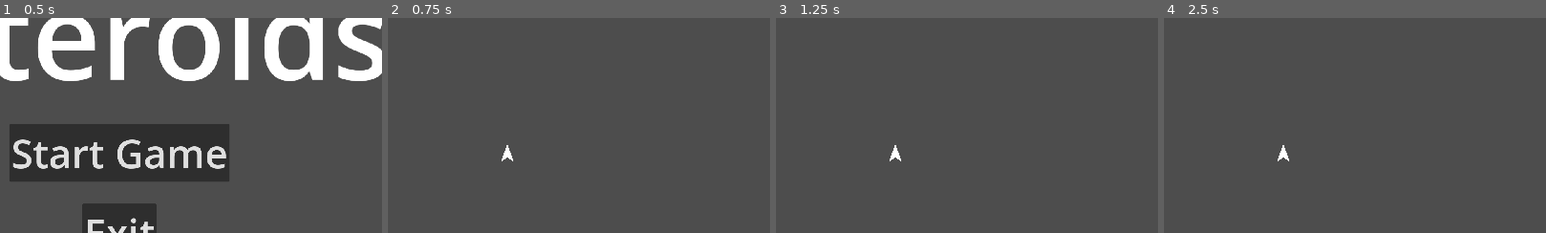
Above: before the commit, frames 1-4 (left to right).
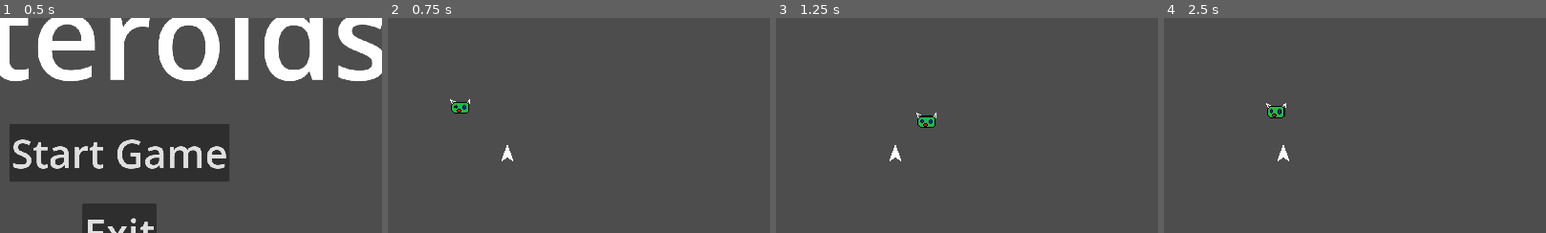
Above: after the commit, the same moments.

Repository: CoilSeb/AsteroidsWorkshop
Game: Godot game, scene res://Scenes/Start_Screen/Start_Screen.tscn
The game is run twice, just before and just after one commit, with the same random seed, the same clock (stepped at 60 frames per second) and the same inputs.
Inputs (mouse positions are % of the whole screen's width and height, from its top left):
- Up to frame 1 (0.5 s): no input
- Up to frame 2 (0.75 s): click "Start Game" at 0.5 s
- Up to frame 3 (1.25 s): no input
- Up to frame 4 (2.5 s): click (98, 3) at 1.25 s; click "Restart Game" at 2 s
The pictures show only the part of the screen within x 34-84%, y 19-69%; the shares and areas given below are measured in that part.

Frame 1 is identical in both runs. In frame 2, 0.3% of the frame differs, in the area x 16-22%, y 37-45%; in frame 3, 0.3%, in the area x 36-42%, y 44-52%; in frame 4, 0.3%.

Commit message:
Add new files and update collision mask

Diff:
--- a/Global Scripts/Globals.gd
+++ b/Global Scripts/Globals.gd
@@ -9,6 +9,7 @@
 signal toggle_attack_cheats
 signal toggle_spawn_cheats
 signal toggle_inv_cheats
+signal player_pos(player_coords)
 
 
 func _ready():
--- a/Scenes/Bullet/Bullet.tscn
+++ b/Scenes/Bullet/Bullet.tscn
@@ -8,7 +8,7 @@
 
 [node name="Bullet" type="Area2D"]
 collision_layer = 2
-collision_mask = 4
+collision_mask = 12
 script = ExtResource("1_jsc1c")
 
 [node name="Sprite2D" type="Sprite2D" parent="."]
--- a/Scenes/Game/Game.tscn
+++ b/Scenes/Game/Game.tscn
@@ -1,8 +1,9 @@
-[gd_scene load_steps=4 format=3 uid="uid://8avbpqtvsn7y"]
+[gd_scene load_steps=5 format=3 uid="uid://8avbpqtvsn7y"]
 
 [ext_resource type="Script" path="res://Scenes/Game/Game.gd" id="1_jv313"]
 [ext_resource type="PackedScene" uid="uid://c0lptktcfc4ta" path="res://Scenes/Player/Player.tscn" id="1_x5jet"]
 [ext_resource type="PackedScene" uid="uid://d0i3bx4xotdp4" path="res://Scenes/UI/UI.tscn" id="3_rwl4a"]
+[ext_resource type="PackedScene" uid="uid://d2fsoufj0kmm8" path="res://Scenes/Martian/Martian.tscn" id="4_ofwpy"]
 
 [node name="Game" type="Node2D"]
 script = ExtResource("1_jv313")
@@ -16,4 +17,7 @@
 
 [node name="UI" parent="." instance=ExtResource("3_rwl4a")]
 
+[node name="Martian" parent="." instance=ExtResource("4_ofwpy")]
+position = Vector2(776, 413)
+
 [connection signal="timeout" from="Spawn_Timer" to="." method="_on_spawn_timer_timeout"]
--- /dev/null
+++ b/Scenes/Martian/Martian.gd
@@ -0,0 +1,62 @@
+extends CharacterBody2D
+
+var speed = 400
+var move_direction = Vector2(0,0)
+var screen_size
+var moving = true
+var shoot = false
+const MARTIAN_BULLET = preload("res://Scenes/Martian_Bullet/Martian_Bullet.tscn")
+var player_pos
+
+
+func _ready():
+	screen_size = get_viewport_rect().size
+	get_random_vector()
+	Globals.connect("player_pos", get_players_pos)
+
+
+func _physics_process(delta):
+	if position.x < 0:
+		position.x = screen_size.x
+	if position.x > screen_size.x:
+		position.x = 0
+	if position.y < 0:
+		position.y = screen_size.y
+	if position.y > screen_size.y:
+		position.y = 0
+
+	if moving:
+		position += move_direction * delta * speed
+		move_and_slide()
+
+	if shoot:
+		var martian_bullet_instance = MARTIAN_BULLET.instantiate()  # Create a new instance of the Bullet scene
+		get_parent().add_child(martian_bullet_instance)  # Add it to the player node or a designated parent node for bullets
+		martian_bullet_instance.global_position = global_position
+		print(Vector2.UP.rotated(get_angle_to(player_pos)))
+		martian_bullet_instance.direction = Vector2.UP.rotated(get_angle_to(player_pos) + (0.5 * PI))
+		shoot = false
+
+
+func get_random_vector():
+	move_direction = Vector2(randf_range(-1,1), randf_range(-1,1)).normalized()
+
+
+func _on_move_timer_timeout():
+	moving = false
+	shoot = true
+	$ShootTimer.start(1)
+
+
+func _on_shoot_timer_timeout():
+	get_random_vector()
+	moving = true
+	$MoveTimer.start(2)
+
+
+func get_players_pos(pos):
+	player_pos = pos
+
+
+func destroy():
+	queue_free()
--- /dev/null
+++ b/Scenes/Martian/Martian.tscn
@@ -0,0 +1,34 @@
+[gd_scene load_steps=3 format=3 uid="uid://d2fsoufj0kmm8"]
+
+[ext_resource type="Script" path="res://Scenes/Martian/Martian.gd" id="1_kv0l7"]
+[ext_resource type="Texture2D" uid="uid://dbomtony23ifs" path="res://Sprites/martian-1.png.png" id="1_xucss"]
+
+[node name="Martian" type="CharacterBody2D"]
+scale = Vector2(2.5, 2.5)
+collision_layer = 8
+collision_mask = 0
+script = ExtResource("1_kv0l7")
+
+[node name="Sprite2D" type="Sprite2D" parent="."]
+texture = ExtResource("1_xucss")
+
+[node name="CollisionPolygon2D" type="CollisionPolygon2D" parent="."]
+polygon = PackedVector2Array(-10, -8, -5, -5, 7, -5, 10, -8, 9, 5, 7, 7, -6, 7, -9, 4, -9, -2)
+
+[node name="ShootTimer" type="Timer" parent="."]
+one_shot = true
+
+[node name="MoveTimer" type="Timer" parent="."]
+wait_time = 2.0
+one_shot = true
+autostart = true
+
+[node name="Area2D" type="Area2D" parent="."]
+collision_layer = 8
+collision_mask = 0
+
+[node name="CollisionPolygon2D" type="CollisionPolygon2D" parent="Area2D"]
+polygon = PackedVector2Array(-10, -8, -5, -5, 7, -5, 10, -8, 9, 5, 7, 7, -6, 7, -9, 4, -9, -2)
+
+[connection signal="timeout" from="ShootTimer" to="." method="_on_shoot_timer_timeout"]
+[connection signal="timeout" from="MoveTimer" to="." method="_on_move_timer_timeout"]
--- /dev/null
+++ b/Scenes/Martian/Martian_Area2D.gd
@@ -0,0 +1,15 @@
+extends Area2D
+
+
+# Called when the node enters the scene tree for the first time.
+func _ready():
+	pass # Replace with function body.
+
+
+# Called every frame. 'delta' is the elapsed time since the previous frame.
+func _process(delta):
+	pass
+
+
+func destroy():
+	queue_free()
--- /dev/null
+++ b/Scenes/Martian_Bullet/Martian_Bullet.gd
@@ -0,0 +1,25 @@
+extends Area2D
+
+var direction: Vector2
+var bullet_speed = 700
+var screen_size
+
+
+func _ready():
+	screen_size = get_viewport_rect().size
+
+
+func _process(delta):
+	position += direction * bullet_speed * delta
+	if position.x < 0:
+		queue_free()
+	if position.x > screen_size.x:
+		queue_free()
+	if position.y < 0:
+		queue_free()
+	if position.y > screen_size.y:
+		queue_free()
+
+
+func _on_area_entered(area):
+	queue_free()
--- /dev/null
+++ b/Scenes/Martian_Bullet/Martian_Bullet.tscn
@@ -0,0 +1,20 @@
+[gd_scene load_steps=4 format=3 uid="uid://lwxktwsd20cn"]
+
+[ext_resource type="Script" path="res://Scenes/Martian_Bullet/Martian_Bullet.gd" id="1_18yom"]
+[ext_resource type="Texture2D" uid="uid://bexsw2yj0jinr" path="res://Sprites/Bullet-1.png.png" id="2_n6n1d"]
+
+[sub_resource type="CircleShape2D" id="CircleShape2D_rm6av"]
+radius = 8.0
+
+[node name="Martian_Bullet" type="Area2D"]
+collision_layer = 16
+script = ExtResource("1_18yom")
+
+[node name="Sprite2D" type="Sprite2D" parent="."]
+modulate = Color(0.768627, 0.796078, 0.470588, 1)
+texture = ExtResource("2_n6n1d")
+
+[node name="CollisionShape2D" type="CollisionShape2D" parent="."]
+shape = SubResource("CircleShape2D_rm6av")
+
+[connection signal="area_entered" from="." to="." method="_on_area_entered"]
--- a/Scenes/Player/Player.gd
+++ b/Scenes/Player/Player.gd
@@ -57,6 +57,7 @@
 			velocity.y = 0
 
 	move_and_collide(velocity * delta)
+	Globals.player_pos.emit(position)
 
 	if Input.is_action_pressed("shoot") && shoot_timer.time_left == 0 && immune == false:  # Use action_just_pressed to prevent multiple bullets on a single press
 		var bulletInstance = BULLET.instantiate()  # Create a new instance of the Bullet scene
Binary file added: Scenes/Player/martian-1.png.png
Not shown, added: Scenes/Player/martian-1.png.png.import
Binary file added: Sprites/martian-1.png.png
Not shown, added: Sprites/martian-1.png.png.import
